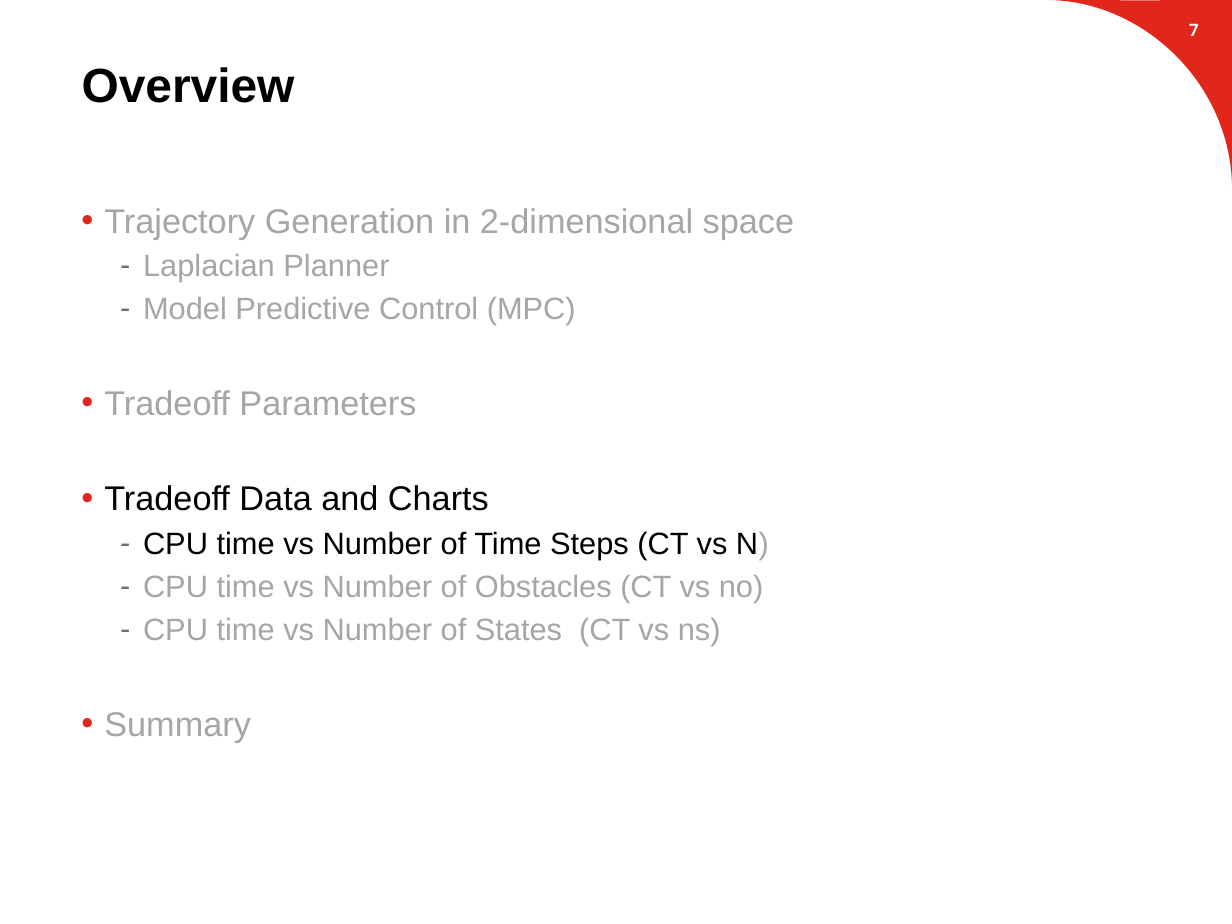
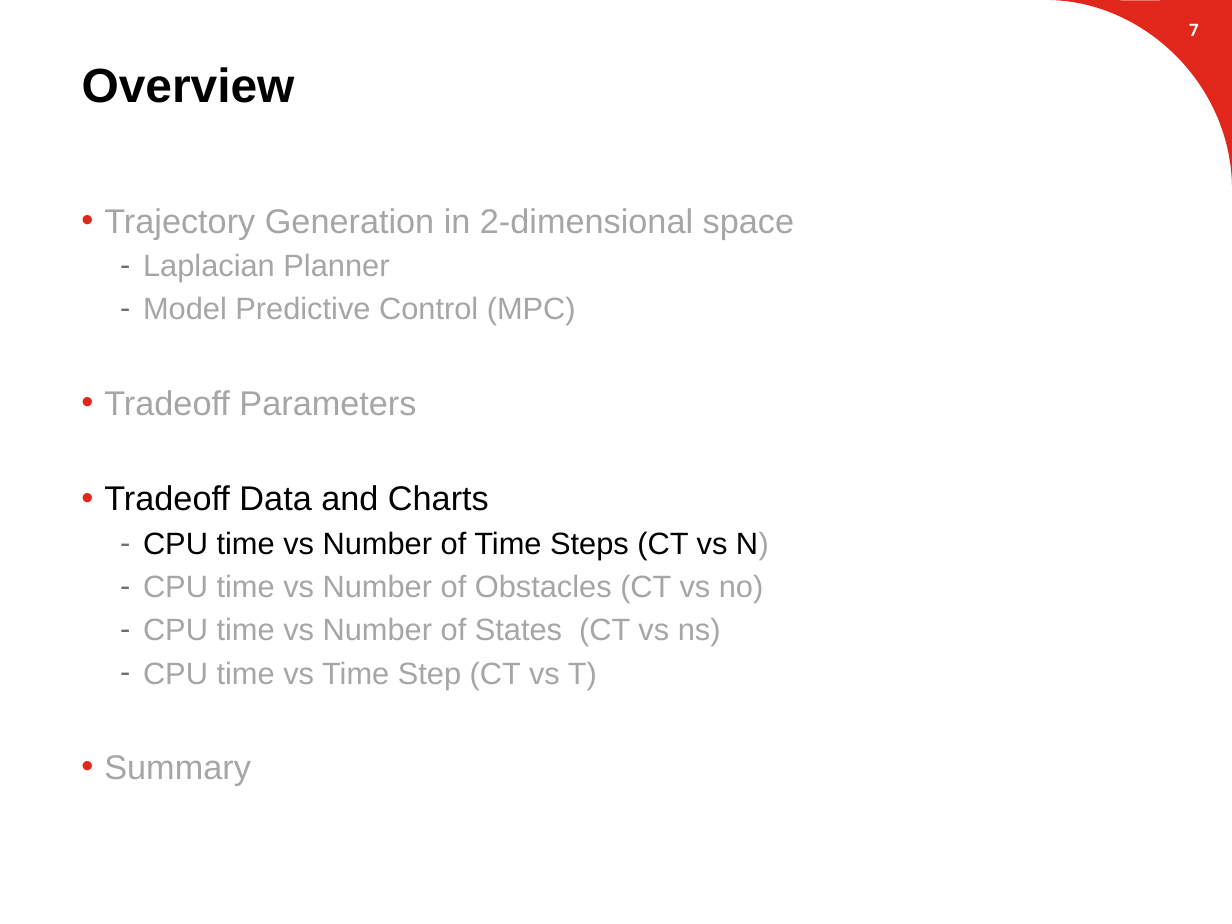
Before and after one commit to suvoganguli/GIG-MPC-Laplacian, a slide deck: slide 8 of 2D Results (03-19-2018).pptx. Drawn at 1232x924 pixels with LibreOffice and Linux fonts; fonts in the diff are those of the drawing; background and template pictures are left out. Boxes give left, top, right and bottom in pixels: in the first picture for what was removed or moved away, otherwise in the second. Text is boxed around its words. In the diff, an @@ line names an element or a change of style, - is before the commit and + after.

```diff
--- a/2D Results (03-19-2018).pptx
+++ b/2D Results (03-19-2018).pptx
@@ text at (x1=143, y1=662, x2=597, y2=689): paragraph added @@
+  – CPU time vs Time Step (CT vs T)
```
Also in this commit, not shown: 6 other slides changed, 4 slides added, 2 slides removed.
